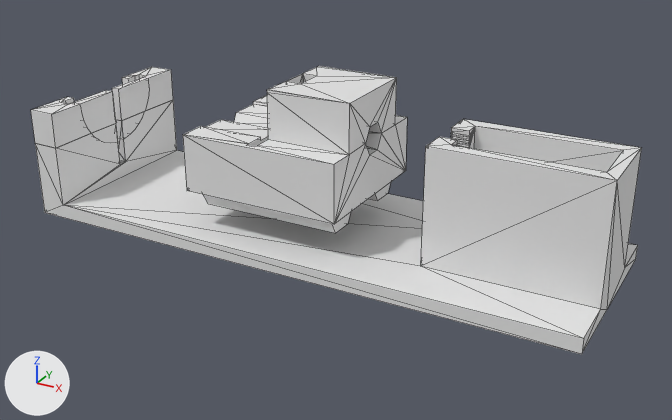
Before and after pictures for a commit that changed the Blender file parts/ballast/assembly.blend.
Camera for both pictures: a camera (50 mm lens) standing at (98.9, -157.5, 70.5) and looking at (15.0, -5.1, -5.7). Every picture has the same lights, and +X, +Y and +Z are marked at lower left. Mesh edges are drawn as thin lines.

The scene before the commit, as lines of its bpy script (objects in view):
```python
me_ballast_tray_v2 = bpy.data.meshes.new('Ballast-Tray-V2')
me_ballast_tray_v2.from_pydata(...)  # 227 vertices, 354 faces; spans x -62.5..57.5, y -20.0..20.0, z -6.8..20.2
me_cylinder_007 = bpy.data.meshes.new('Cylinder.007')
me_cylinder_007.from_pydata(...)  # a 6-sided cylinder along z spanning x -0.87..0.87, y -1.0..1.0, z -1.0..1.0
me_cylinder_008 = bpy.data.meshes.new('Cylinder.008')
me_cylinder_008.from_pydata(...)  # a 6-sided cylinder along z spanning x -0.87..0.87, y -1.0..1.0, z -1.0..1.0
me_sub_ballast_v3 = bpy.data.meshes.new('Sub-Ballast-V3')
me_sub_ballast_v3.from_pydata(...)  # 122 vertices, 256 faces; spans x -15.0..19.3, y -15.7..15.9, z -12.2..9.8
ob_ballast_tray_v2 = bpy.data.objects.new('Ballast-Tray-V2', me_ballast_tray_v2)
ob_ballast_tray_v2.location = (13.5, -2.7, -6.3)
_m = ob_ballast_tray_v2.modifiers.new('Boolean', 'BOOLEAN')
_m.object = ob_cylinder
_m.solver = 'FLOAT'
ob_sled_l_neg = bpy.data.objects.new('sled L neg', me_cylinder_007)
ob_sled_l_neg.location = (5.0, -11.8, -1.8)
ob_sled_l_neg.rotation_euler = (0.0, 1.571, 0.0)  # degrees (0, 90, 0)
ob_sled_l_neg.scale = (4.93, 4.93, 15.1)
ob_sled_r_neg = bpy.data.objects.new('sled R neg', me_cylinder_008)
ob_sled_r_neg.location = (5.0, 6.4, -1.8)
ob_sled_r_neg.rotation_euler = (0.0, 1.571, 0.0)  # degrees (0, 90, 0)
ob_sled_r_neg.scale = (4.93, 4.93, 15.1)
ob_sub_ballast_v3 = bpy.data.objects.new('Sub-Ballast-V3', me_sub_ballast_v3)
ob_sub_ballast_v3.location = (7.1, -2.7, 10.2)
ob_sub_ballast_v3.rotation_euler = (0.0, 0.0, 3.142)  # degrees (0, 0, 180)
_m = ob_sub_ballast_v3.modifiers.new('Boolean', 'BOOLEAN')
_m.object = ob_neg_punger_circle
_m.solver = 'FLOAT'
```
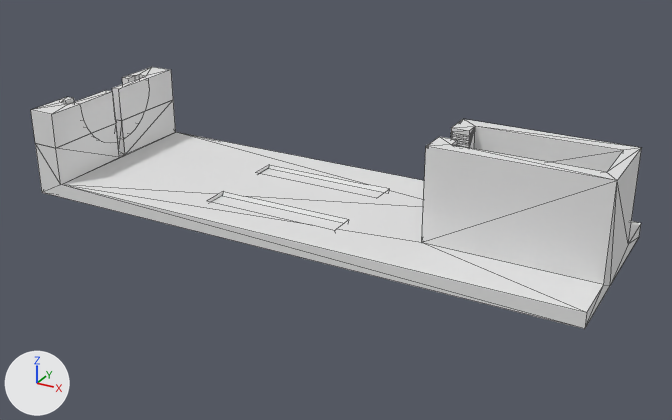
What differs and where, as boxes (x1, y1, x2, y2) in the pictures (672 x 420 px; the box of a moved part takes in the faces that stretch with it):
'Ballast-Tray-V2', reshaped, modifiers changed (9% shorter): before (31, 67, 641, 354); after (31, 67, 641, 329)
'Sub-Ballast-V3', hidden: before (183, 66, 407, 224)
'sled L neg', hidden: before (204, 195, 351, 233)
'sled R neg', hidden: before (369, 182, 391, 201)
part 1 of me_ballast_tray_v2, moved or reshaped: before (56, 100, 177, 205); after (56, 100, 176, 184)
part 2 of me_ballast_tray_v2, moved or reshaped: before (35, 144, 638, 354); after (35, 132, 641, 329)

What changed in the scene script:
```text
Change me_ballast_tray_v2:
    where me_ballast_tray_v2.from_pydata(...)  # 227 vertices, 354 faces; spans x -62.5..57.5, y -20.0..20.0, z -6.8..20.2
    used by ob_ballast_tray_v2; location = (13.5, -2.7, -6.3)
    me_ballast_tray_v2 part 1: all 4 vertices in x -59.5..-56.5, y -1.0..1.0, z -0.6 are moved by (0.0, 0.0, 1.7)
    me_ballast_tray_v2 part 2: all 13 vertices in x -62.5..57.5, y -20.0..20.0, z -6.8..-3.8 are moved by (0.0, 0.0, 4.9)
Change ob_ballast_tray_v2:
    add _m = ob_ballast_tray_v2.modifiers.new('Boolean.001', 'BOOLEAN')
    add _m.object = ob_sled_l_neg
    add _m.solver = 'FLOAT'
    add _m = ob_ballast_tray_v2.modifiers.new('Boolean.002', 'BOOLEAN')
    add _m.object = ob_sled_r_neg
    add _m.solver = 'FLOAT'
Change ob_sub_ballast_v3:
    add ob_sub_ballast_v3.hide_viewport = True
Change ob_sled_l_neg:
    add ob_sled_l_neg.hide_viewport = True
Change ob_sled_r_neg:
    add ob_sled_r_neg.hide_viewport = True
```
